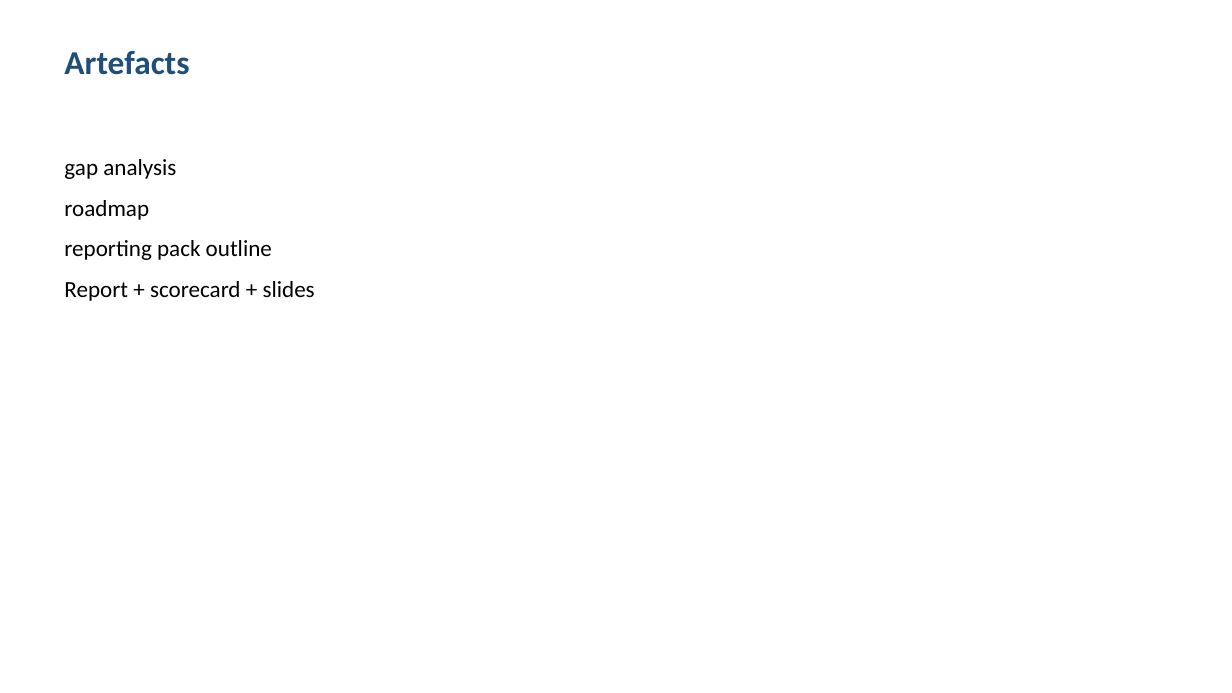
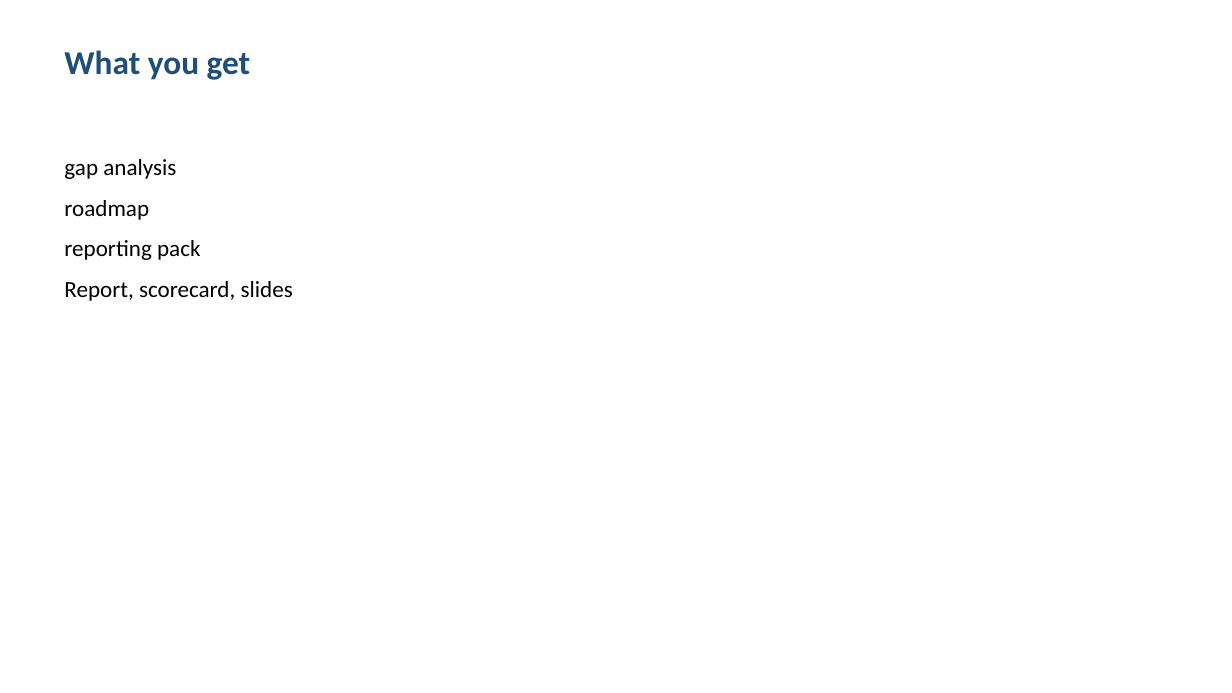
Before and after one commit to shohrabniaz/energy-usage-dashboard-for-small-businesses, a slide deck: slide 3 of Final_Submission/02_Presentation.pptx. Drawn at 1232x693 pixels with LibreOffice and Linux fonts; fonts in the diff are those of the drawing. Boxes give left, top, right and bottom in pixels: in the first picture for what was removed or moved away, otherwise in the second. Text is boxed around its words. In the diff, an @@ line names an element or a change of style, - is before the commit and + after.

Commit message:
Polish portfolio pack for professional showcase readiness.

```diff
--- a/Final_Submission/02_Presentation.pptx
+++ b/Final_Submission/02_Presentation.pptx
@@ text at (x1=64, y1=50, x2=251, y2=80): text changed @@
-Artefacts
+What you get
@@ text at (x1=64, y1=240, x2=293, y2=301): text changed @@
-reporting pack outline
-Report + scorecard + slides
+reporting pack
+Report, scorecard, slides
```
Also in this commit, not shown: 2 other slides changed, 1 slide added, 1 slide removed, 12 other files.
